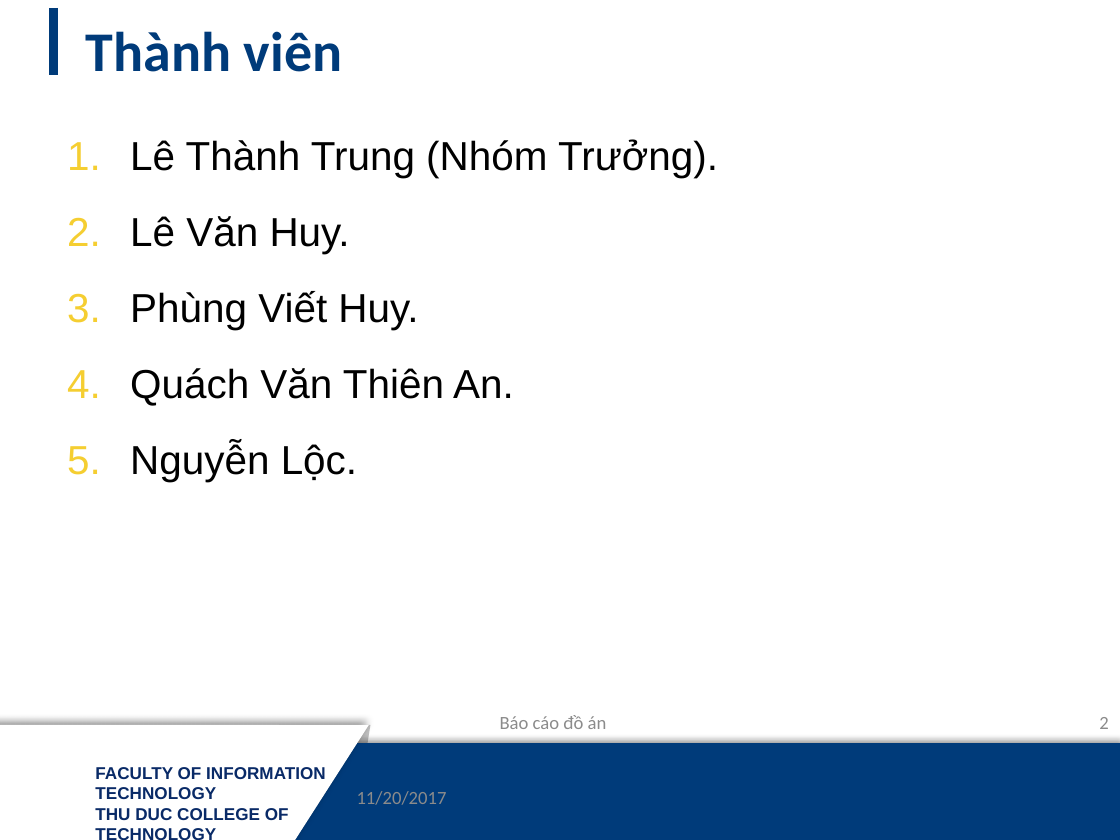
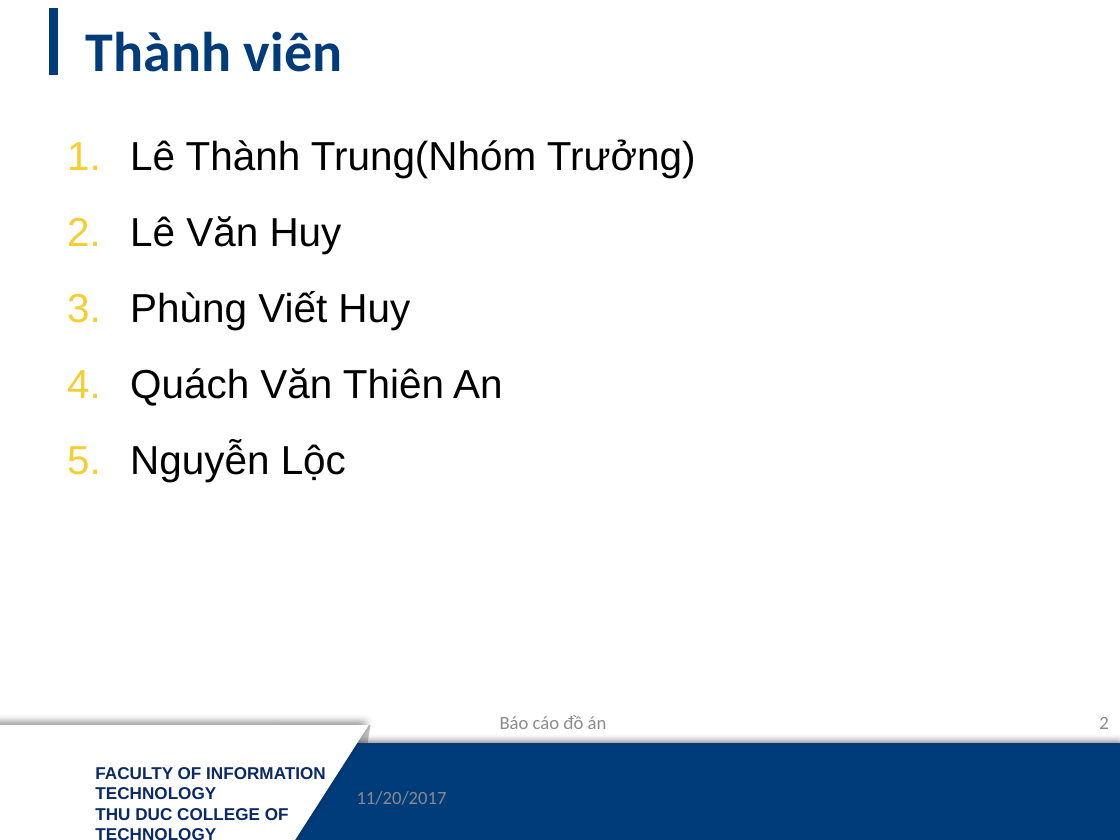
Before and after one commit to mynameissss/NM03_NHOM7, a slide deck: slide 2 of Báo-cáo-đồ-án.pptx. Drawn at 1120x840 pixels with LibreOffice and Linux fonts; fonts in the diff are those of the drawing; background and template pictures are left out. Boxes give left, top, right and bottom in pixels: in the first picture for what was removed or moved away, otherwise in the second. Text is boxed around its words. In the diff, an @@ line names an element or a change of style, - is before the commit and + after.

```diff
--- a/Báo-cáo-đồ-án.pptx
+++ b/Báo-cáo-đồ-án.pptx
@@ text at [130,139,696,482]: text changed @@
-1. Lê Thành Trung (Nhóm Trưởng).
-2. Lê Văn Huy.
-3. Phùng Viết Huy.
-4. Quách Văn Thiên An.
-5. Nguyễn Lộc.
+1. Lê Thành Trung(Nhóm Trưởng)
+2. Lê Văn Huy
+3. Phùng Viết Huy
+4. Quách Văn Thiên An
+5. Nguyễn Lộc
```
Also in this commit, not shown: 7 other slides changed, 1 slide added, 1 slide removed, 1 other file.
